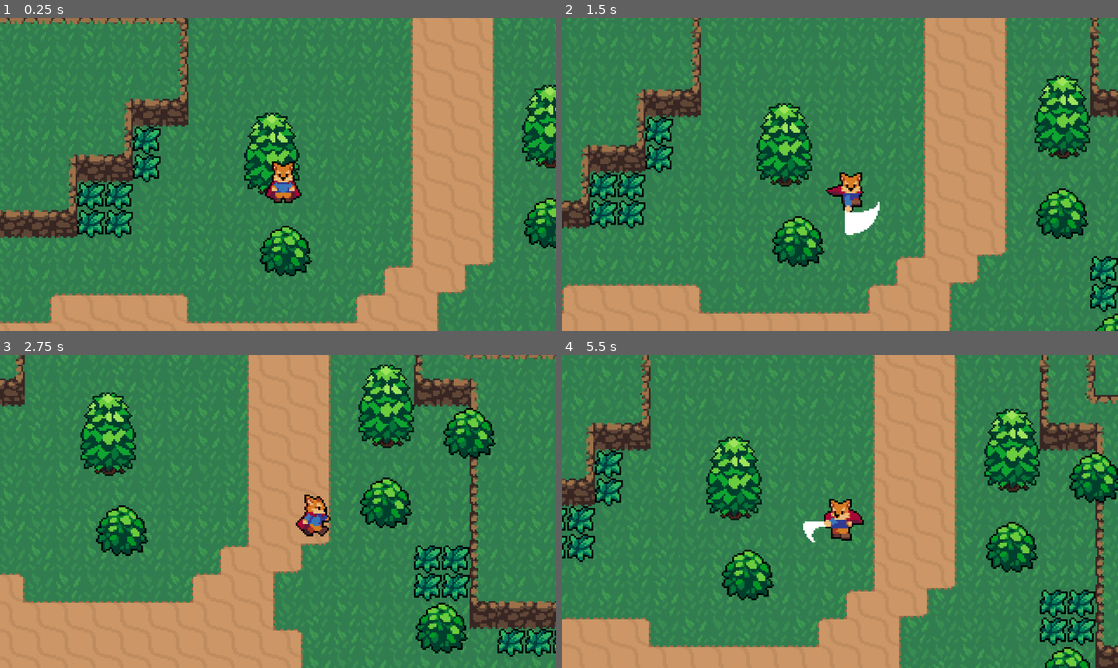
Above: before the commit, frames 1-4 (two rows, left to right).
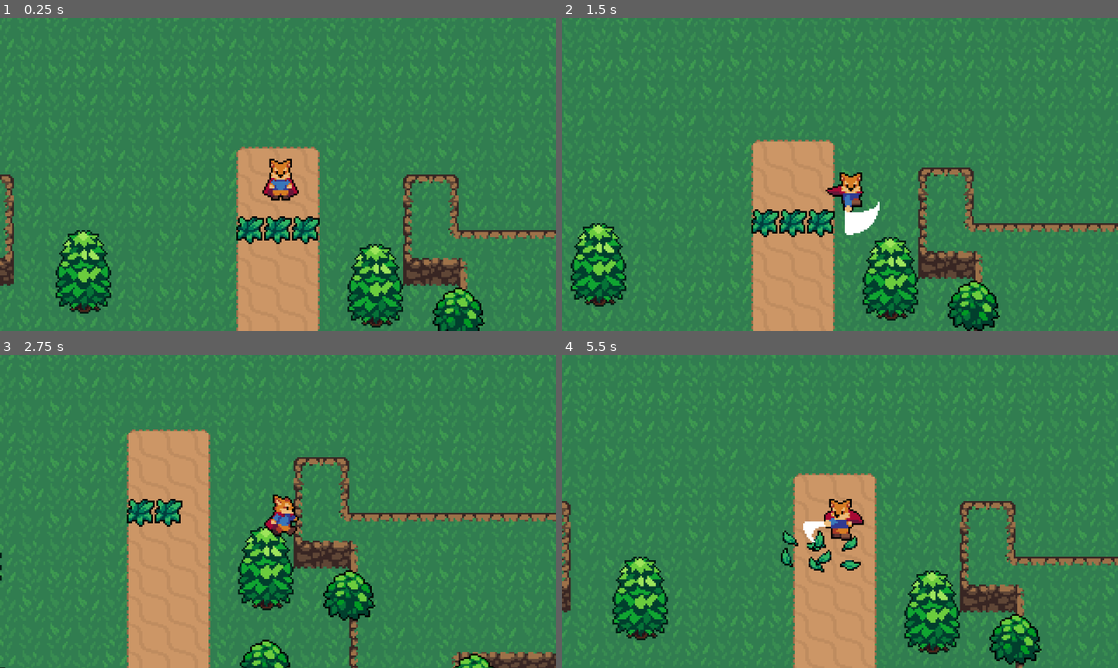
Above: after the commit, the same moments.

Repository: aryanscodingden/BladeBound
Game: Godot game, scene res://world.tscn
Two runs of this game, one before a commit and one after it. Both use one fixed random seed, a clock stepped at 60 frames per second and the inputs below.
Inputs:
- Up to frame 1 (0.25 s): no input
- Up to frame 2 (1.5 s): tap Enter at 0.5 s; hold D (move_right) 0.53-1.28 s; tap J (attack) at 0.6, 1.35 s; hold S (move_down) from 1.28 s (still down)
- Up to frame 3 (2.75 s): release S (move_down) at 2.03 s; hold D (move_right) from 2.03 s (still down); tap K (roll) at 2.1 s; tap J (attack) at 2.3 s
- Up to frame 4 (5.5 s): release D (move_right) at 2.78 s; hold W (move_up) 2.78-3.53 s; tap Alt at 2.85 s; tap J (attack) at 3.05, 3.8, 4.35, 5.1 s; hold A (move_left) 3.53-5.03 s; tap Shift at 3.6 s; hold S (move_down) from 5.03 s (still down)

The runs differ from the first frame. In frame 1, 46% of the frame differs, in the area x 0-100%, y 0-100%; in frame 2, 47%; in frame 3, 50%; in frame 4, 49%.

Commit message:
Bug fix: Walking over grass created the grass to cut, fixed

Diff:
--- a/player/player.gd
+++ b/player/player.gd
@@ -2,12 +2,13 @@
 
 const speed = 100.0
 const ROLL_SPEED = 125.0
-const attack_duration = 0.50
-
+const attack_duration = 0.25
 
 var input_vector = Vector2.ZERO
 var last_input_vector = Vector2.ZERO
 var attack_timer := 0.0
+var is_attacking = false
+
 @onready var animation_tree: AnimationTree = $AnimationTree
 @onready var playback = animation_tree.get("parameters/StateMachine/playback") as AnimationNodeStateMachinePlayback
 func _physics_process(_delta: float) -> void:
@@ -20,8 +21,16 @@
 				last_input_vector = input_vector
 				var direction_vector: = Vector2(input_vector.x, -input_vector.y)
 				update_blend_positions(direction_vector)
+			if is_attacking:
+				attack_timer -= _delta
+				velocity = Vector2.ZERO
 
+			if attack_timer	<= 0.0:
+				is_attacking = false
+				playback.travel("MoveState")
 			if Input.is_action_just_pressed("attack"):
+				is_attacking = true
+				attack_timer = attack_duration
 				playback.travel("AttackState")
 				return
 			if Input.is_action_just_pressed("roll"):
--- a/player/player.tscn
+++ b/player/player.tscn
@@ -21,7 +21,7 @@
 tracks/1/type = "value"
 tracks/1/imported = false
 tracks/1/enabled = true
-tracks/1/path = NodePath("PlayerArea2D/CollisionPolygon2D:polygon")
+tracks/1/path = NodePath("SwordHitbox/CollisionPolygon2D:polygon")
 tracks/1/interp = 1
 tracks/1/loop_wrap = true
 tracks/1/keys = {
@@ -30,6 +30,18 @@
 "update": 0,
 "values": [PackedVector2Array(8, 5, 19, 5, 19, 6, 20, 6, 20, 7, 19, 7, 19, 8, 8, 8)]
 }
+tracks/2/type = "value"
+tracks/2/imported = false
+tracks/2/enabled = true
+tracks/2/path = NodePath("SwordHitbox/CollisionPolygon2D:disabled")
+tracks/2/interp = 1
+tracks/2/loop_wrap = true
+tracks/2/keys = {
+"times": PackedFloat32Array(0),
+"transitions": PackedFloat32Array(1),
+"update": 1,
+"values": [true]
+}
 
 [sub_resource type="Animation" id="Animation_kb6p2"]
 resource_name = "attack_down"
@@ -50,7 +62,7 @@
 tracks/1/type = "value"
 tracks/1/imported = false
 tracks/1/enabled = true
-tracks/1/path = NodePath("PlayerArea2D/CollisionPolygon2D:polygon")
+tracks/1/path = NodePath("SwordHitbox/CollisionPolygon2D:polygon")
 tracks/1/interp = 1
 tracks/1/loop_wrap = true
 tracks/1/keys = {
@@ -59,6 +71,18 @@
 "update": 1,
 "values": [PackedVector2Array(8, 5, 19, 5, 19, 6, 20, 6, 20, 7, 19, 7, 19, 8, 8, 8), PackedVector2Array(16, 13, 16, 15, …(1557 unchanged characters)…
 }
+tracks/2/type = "value"
+tracks/2/imported = false
+tracks/2/enabled = true
+tracks/2/path = NodePath("SwordHitbox/CollisionPolygon2D:disabled")
+tracks/2/interp = 1
+tracks/2/loop_wrap = true
+tracks/2/keys = {
+"times": PackedFloat32Array(0, 0.4),
+"transitions": PackedFloat32Array(1, 1),
+"update": 1,
+"values": [false, true]
+}
 
 [sub_resource type="Animation" id="Animation_ebec5"]
 resource_name = "attack_left"
@@ -79,7 +103,7 @@
 tracks/1/type = "value"
 tracks/1/imported = false
 tracks/1/enabled = true
-tracks/1/path = NodePath("PlayerArea2D/CollisionPolygon2D:polygon")
+tracks/1/path = NodePath("SwordHitbox/CollisionPolygon2D:polygon")
 tracks/1/interp = 1
 tracks/1/loop_wrap = true
 tracks/1/keys = {
@@ -88,6 +112,18 @@
 "update": 1,
 "values": [PackedVector2Array(0.9339661, -11.666227, 0.9339661, -6.2818146, 2.8018982, -6.2818146, 2.8018982, -5.384412 …(3275 unchanged characters)…
 }
+tracks/2/type = "value"
+tracks/2/imported = false
+tracks/2/enabled = true
+tracks/2/path = NodePath("SwordHitbox/CollisionPolygon2D:disabled")
+tracks/2/interp = 1
+tracks/2/loop_wrap = true
+tracks/2/keys = {
+"times": PackedFloat32Array(0, 0.39772445),
+"transitions": PackedFloat32Array(1, 1),
+"update": 1,
+"values": [false, true]
+}
 
 [sub_resource type="Animation" id="Animation_2ieo8"]
 resource_name = "attack_right"
@@ -108,7 +144,7 @@
 tracks/1/type = "value"
 tracks/1/imported = false
 tracks/1/enabled = true
-tracks/1/path = NodePath("PlayerArea2D/CollisionPolygon2D:polygon")
+tracks/1/path = NodePath("SwordHitbox/CollisionPolygon2D:polygon")
 tracks/1/interp = 1
 tracks/1/loop_wrap = true
 tracks/1/keys = {
@@ -117,6 +153,18 @@
 "update": 1,
 "values": [PackedVector2Array(1.8679322, -5.3844123, 1.8679322, -11.666227, 2.8018982, -11.666227, 2.8018982, -12.56363 …(4170 unchanged characters)…
 }
+tracks/2/type = "value"
+tracks/2/imported = false
+tracks/2/enabled = true
+tracks/2/path = NodePath("SwordHitbox/CollisionPolygon2D:disabled")
+tracks/2/interp = 1
+tracks/2/loop_wrap = true
+tracks/2/keys = {
+"times": PackedFloat32Array(0, 0.4),
+"transitions": PackedFloat32Array(1, 1),
+"update": 1,
+"values": [false, true]
+}
 
 [sub_resource type="Animation" id="Animation_yllr7"]
 resource_name = "attack_up"
@@ -137,7 +185,7 @@
 tracks/1/type = "value"
 tracks/1/imported = false
 tracks/1/enabled = true
-tracks/1/path = NodePath("PlayerArea2D/CollisionPolygon2D:polygon")
+tracks/1/path = NodePath("SwordHitbox/CollisionPolygon2D:polygon")
 tracks/1/interp = 1
 tracks/1/loop_wrap = true
 tracks/1/keys = {
@@ -145,6 +193,18 @@
 "transitions": PackedFloat32Array(1, 1, 1, 1, 1),
 "update": 1,
 "values": [PackedVector2Array(-5.6037965, 1.7948042, -5.6037965, 4.4870105, -15.877424, 4.4870105, -15.877424, 3.589608 …(4264 unchanged characters)…
+}
+tracks/2/type = "value"
+tracks/2/imported = false
+tracks/2/enabled = true
+tracks/2/path = NodePath("SwordHitbox/CollisionPolygon2D:disabled")
+tracks/2/interp = 1
+tracks/2/loop_wrap = true
+tracks/2/keys = {
+"times": PackedFloat32Array(0, 0.4),
+"transitions": PackedFloat32Array(1, 1),
+"update": 1,
+"values": [false, true]
 }
 
 [sub_resource type="Animation" id="Animation_e7oew"]
@@ -514,7 +574,7 @@
 [sub_resource type="AnimationNodeTimeScale" id="AnimationNodeTimeScale_rkbax"]
 
 [sub_resource type="AnimationNodeBlendTree" id="AnimationNodeBlendTree_g6k8r"]
-graph_offset = Vector2(-264, 43)
+graph_offset = Vector2(-223, 134)
 nodes/output/position = Vector2(660, 200)
 nodes/StateMachine/node = SubResource("AnimationNodeStateMachine_qjkh3")
 nodes/StateMachine/position = Vector2(40, 160)
@@ -559,9 +619,10 @@
 position = Vector2(-149, -86)
 polygon = PackedVector2Array(151, 101, 146, 94, 151, 88, 156, 94)
 
-[node name="PlayerArea2D" type="Area2D" parent="." groups=["Sword"]]
-
-[node name="CollisionPolygon2D" type="CollisionPolygon2D" parent="PlayerArea2D"]
+[node name="SwordHitbox" type="Area2D" parent="." groups=["Sword"]]
+
+[node name="CollisionPolygon2D" type="CollisionPolygon2D" parent="SwordHitbox" groups=["Sword"]]
 position = Vector2(-1, -1)
 scale = Vector2(1.0707027, 1.1143277)
 polygon = PackedVector2Array(8, 5, 19, 5, 19, 6, 20, 6, 20, 7, 19, 7, 19, 8, 8, 8)
+disabled = true
--- a/world.tscn
+++ b/world.tscn
@@ -33,10 +33,10 @@
 tile_set = ExtResource("3_dwbse")
 
 [node name="Player" parent="." instance=ExtResource("1_f3sb7")]
-position = Vector2(144, 56)
+position = Vector2(248, -32)
 
 [node name="Tree" parent="." instance=ExtResource("4_aqk2v")]
-position = Vector2(144, 48)
+position = Vector2(136, 24)
 
 [node name="Tree2" parent="." instance=ExtResource("4_aqk2v")]
 position = Vector2(304, 32)
@@ -110,6 +110,9 @@
 [node name="Grass4" parent="." instance=ExtResource("7_pkg7o")]
 position = Vector2(56, 72)
 
+[node name="Grass43" parent="." instance=ExtResource("7_pkg7o")]
+position = Vector2(232, 0)
+
 [node name="Grass5" parent="." instance=ExtResource("7_pkg7o")]
 position = Vector2(40, 88)
 
@@ -146,6 +149,12 @@
 [node name="Grass12" parent="." instance=ExtResource("7_pkg7o")]
 position = Vector2(328, 280)
 
+[node name="Grass24" parent="." instance=ExtResource("7_pkg7o")]
+position = Vector2(408, 280)
+
+[node name="Grass38" parent="." instance=ExtResource("7_pkg7o")]
+position = Vector2(408, 296)
+
 [node name="Grass9" parent="." instance=ExtResource("7_pkg7o")]
 position = Vector2(400, 264)
 
@@ -167,6 +176,12 @@
 [node name="Grass36" parent="." instance=ExtResource("7_pkg7o")]
 position = Vector2(72, 56)
 
+[node name="Grass45" parent="." instance=ExtResource("7_pkg7o")]
+position = Vector2(264, 0)
+
+[node name="Grass44" parent="." instance=ExtResource("7_pkg7o")]
+position = Vector2(248, 0)
+
 [node name="Grass37" parent="." instance=ExtResource("7_pkg7o")]
 position = Vector2(72, 40)
 
@@ -182,6 +197,18 @@
 [node name="Grass14" parent="." instance=ExtResource("7_pkg7o")]
 position = Vector2(368, 264)
 
+[node name="Grass40" parent="." instance=ExtResource("7_pkg7o")]
+position = Vector2(440, 312)
+
+[node name="Grass42" parent="." instance=ExtResource("7_pkg7o")]
+position = Vector2(424, 312)
+
+[node name="Grass41" parent="." instance=ExtResource("7_pkg7o")]
+position = Vector2(456, 328)
+
+[node name="Grass39" parent="." instance=ExtResource("7_pkg7o")]
+position = Vector2(344, 248)
+
 [node name="Grass27" parent="." instance=ExtResource("7_pkg7o")]
 position = Vector2(328, 296)
 
--- a/world/grass.gd
+++ b/world/grass.gd
@@ -7,6 +7,9 @@
 	area_2d.area_entered.connect(_on_area_2d_area_entered)
 
 func _on_area_2d_area_entered(other_area_2d: Area2D) -> void:
+	if not other_area_2d.is_in_group("Sword"):
+		return
+
 	var grass_effect_instance = grass_effect.instantiate()
 	get_tree().current_scene.add_child(grass_effect_instance)
 	grass_effect_instance.global_position = global_position
@@ -14,4 +17,5 @@
 		queue_free()
 
 
+
 	print("Grass area entered")
